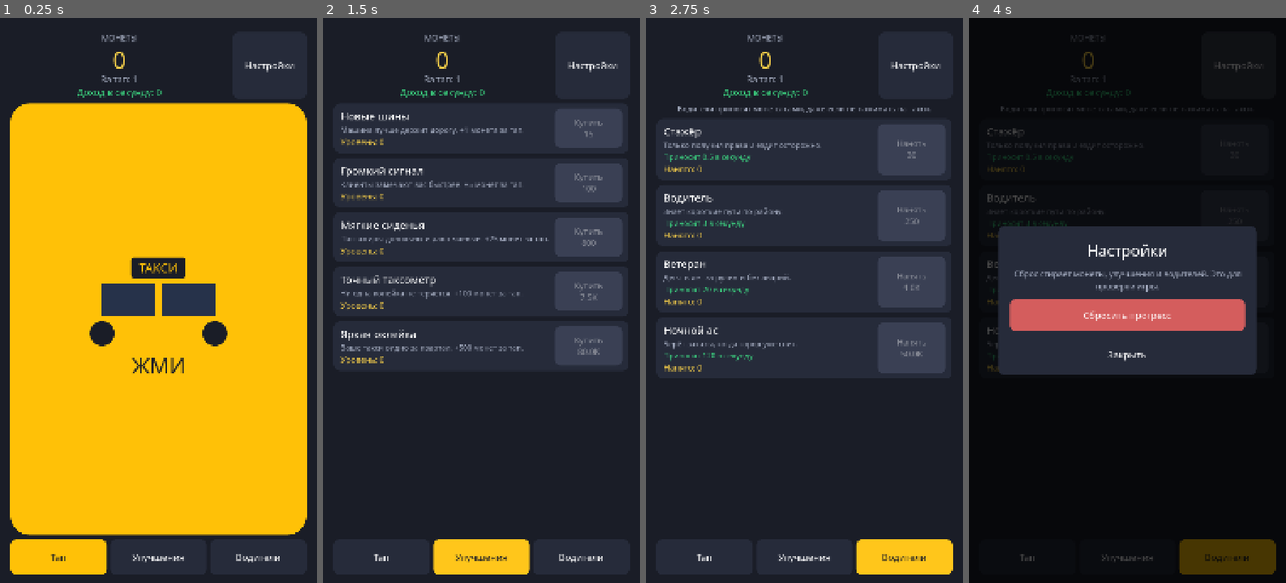
Above: before the commit, frames 1-4 (left to right).
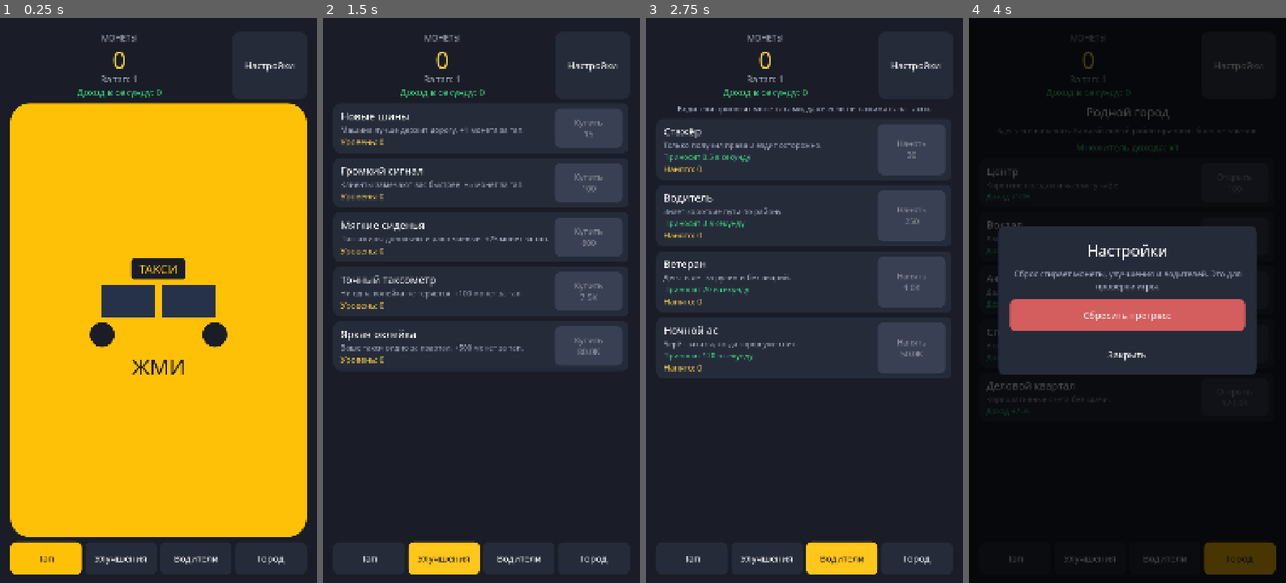
Above: after the commit, the same moments.

Repository: bogdan22807/play1
Game: Godot game, scene res://scenes/main.tscn
Same seed, same stepped clock (60 frames per second), same inputs: the game is played once before the commit and once after it.
Inputs (mouse positions are in pixels of both pictures, inside the frame that each line leads up to):
- Up to frame 1 (0.25 s): no input
- Up to frame 2 (1.5 s): click "Тап" at 0.5 s; click "Улучшения" at 1.25 s
- Up to frame 3 (2.75 s): click "Водители" at 2 s
- Up to frame 4 (4 s): click (1238, 560) at 2.75 s, where only the run after the commit has a clickable "Город"; click "Настройки" at 3.5 s

The runs differ from the first frame. In frame 1, 2.2% of the frame differs, in the area x 3-97%, y 42-99%; in frame 2, 1.9%; in frame 3, 2.7%, in the area x 12-97%, y 92-99%; in frame 4, 2.3%.

Commit message:
Добавить родной город и пять районов.
Район покупается за монеты и поднимает множитель дохода. Старое сохранение без районов открывается как раньше.

Co-authored-by: bogdan22807 <bogdan22807@users.noreply.github.com>

Diff:
--- a/autoload/game_state.gd
+++ b/autoload/game_state.gd
@@ -14,11 +14,14 @@
 signal income_changed(income: float)
 ## Пора показать окно «Пока вас не было».
 signal offline_reward_ready
+## Открыли район.
+signal districts_changed
 
 ## Сколько монет даёт тап без улучшений.
 const BASE_TAP_POWER: float = 1.0
 const UPGRADES_PATH := "res://data/upgrades.json"
 const DRIVERS_PATH := "res://data/drivers.json"
+const CITIES_PATH := "res://data/cities.json"
 ## Если кадр завис дольше секунды, не начисляем доход за всю паузу.
 const MAX_INCOME_STEP := 1.0
 const SAVE_PATH := "user://save.json"
@@ -37,6 +40,9 @@
 var _driver_defs: Array = []
 ## id водителя -> сколько таких водителей нанято.
 var _driver_counts: Dictionary = {}
+var _city_defs: Array = []
+## id района -> 1, если район уже открыт.
+var _opened_districts: Dictionary = {}
 var _income_per_second: float = 0.0
 ## Время последнего сохранения. От него считаем, сколько игра не работала.
 var _last_exit_unix: int = 0
@@ -52,12 +58,14 @@
 func _ready() -> void:
 	_upgrade_defs = _read_json_array(UPGRADES_PATH)
 	_driver_defs = _read_json_array(DRIVERS_PATH)
+	_city_defs = _read_json_array(CITIES_PATH)
 	load_game()
 	_recalc_income()
 	coins_changed.emit(coins)
 	tap_power_changed.emit(get_tap_power())
 	upgrades_changed.emit()
 	drivers_changed.emit()
+	districts_changed.emit()
 
 
 ## Пассивный доход капает каждый кадр. Рядом тикает автосохранение.
@@ -115,7 +123,7 @@
 		var upgrade_id: String = str(info.get("id", ""))
 		var bonus: float = float(info.get("tap_bonus", 0))
 		power += bonus * float(get_upgrade_level(upgrade_id))
-	return power
+	return power * get_income_multiplier()
 
 
 ## Список улучшений из data/upgrades.json. Экран только читает его.
@@ -199,6 +207,81 @@
 	return _income_per_second
 
 
+## Районы, регионы и франшиза умножают и тап, и пассивный доход.
+func get_income_multiplier() -> float:
+	return _district_multiplier()
+
+
+func get_cities() -> Array:
+	return _city_defs
+
+
+func is_district_open(district_id: String) -> bool:
+	return int(_opened_districts.get(district_id, 0)) > 0
+
+
+func get_district_cost(district_id: String) -> float:
+	var info: Dictionary = _find_district(district_id)
+	return maxf(0.0, float(info.get("cost", 0)))
+
+
+func can_open_district(district_id: String) -> bool:
+	if is_district_open(district_id) or _find_district(district_id).is_empty():
+		return false
+	return coins + 0.001 >= get_district_cost(district_id)
+
+
+func open_district(district_id: String) -> bool:
+	if not can_open_district(district_id):
+		return false
+	coins -= get_district_cost(district_id)
+	if coins < 0.0:
+		coins = 0.0
+	_opened_districts[district_id] = 1
+	_recalc_income()
+	coins_changed.emit(coins)
+	tap_power_changed.emit(get_tap_power())
+	districts_changed.emit()
+	save_game()
+	return true
+
+
+func _district_multiplier() -> float:
+	var bonus: float = 0.0
+	for raw: Variant in _city_defs:
+		if typeof(raw) != TYPE_DICTIONARY:
+			continue
+		var city: Dictionary = raw
+		var districts: Variant = city.get("districts", [])
+		if typeof(districts) != TYPE_ARRAY:
+			continue
+		for item: Variant in districts:
+			if typeof(item) != TYPE_DICTIONARY:
+				continue
+			var info: Dictionary = item
+			var district_id: String = str(info.get("id", ""))
+			if is_district_open(district_id):
+				bonus += float(info.get("income_bonus", 0))
+	return 1.0 + bonus
+
+
+func _find_district(district_id: String) -> Dictionary:
+	for raw: Variant in _city_defs:
+		if typeof(raw) != TYPE_DICTIONARY:
+			continue
+		var city: Dictionary = raw
+		var districts: Variant = city.get("districts", [])
+		if typeof(districts) != TYPE_ARRAY:
+			continue
+		for item: Variant in districts:
+			if typeof(item) != TYPE_DICTIONARY:
+				continue
+			var info: Dictionary = item
+			if str(info.get("id", "")) == district_id:
+				return info
+	return {}
+
+
 func has_offline_reward() -> bool:
 	return _offline_coins >= 1.0
 
@@ -223,11 +306,13 @@
 	_offline_coins = 0.0
 	_offline_seconds = 0.0
 	_offline_capped = false
+	_opened_districts.clear()
 	_recalc_income()
 	coins_changed.emit(coins)
 	tap_power_changed.emit(get_tap_power())
 	upgrades_changed.emit()
 	drivers_changed.emit()
+	districts_changed.emit()
 	save_game()
 
 
@@ -254,7 +339,7 @@
 		var driver_id: String = str(info.get("id", ""))
 		var per_second: float = float(info.get("income_per_second", 0))
 		total += per_second * float(get_driver_count(driver_id))
-	return total
+	return total * get_income_multiplier()
 
 
 func _recalc_income() -> void:
@@ -331,6 +416,7 @@
 		"last_exit_unix": _last_exit_unix,
 		"pending_offline_coins": _offline_coins,
 		"pending_offline_seconds": _offline_seconds,
+		"districts": _opened_districts.duplicate(),
 	}
 	var file := FileAccess.open(SAVE_PATH, FileAccess.WRITE)
 	if file == null:
@@ -357,6 +443,7 @@
 	coins = maxf(0.0, float(data.get("coins", 0)))
 	_upgrade_levels = _read_count_dict(data.get("upgrades", {}))
 	_driver_counts = _read_count_dict(data.get("drivers", {}))
+	_opened_districts = _read_count_dict(data.get("districts", {}))
 	_last_exit_unix = maxi(0, int(data.get("last_exit_unix", 0)))
 	var saved_offline: float = maxf(0.0, float(data.get("pending_offline_coins", 0)))
 	var saved_seconds: float = maxf(0.0, float(data.get("pending_offline_seconds", 0)))
--- /dev/null
+++ b/data/cities.json
@@ -0,0 +1,44 @@
+[
+  {
+    "id": "home",
+    "name": "Родной город",
+    "description": "Здесь всё началось. Каждый новый район приносит больше заказов.",
+    "districts": [
+      {
+        "id": "center",
+        "name": "Центр",
+        "description": "Короткие поездки и чаевые у кафе.",
+        "cost": 100,
+        "income_bonus": 0.1
+      },
+      {
+        "id": "station",
+        "name": "Вокзал",
+        "description": "Люди с чемоданами не торгуются.",
+        "cost": 800,
+        "income_bonus": 0.15
+      },
+      {
+        "id": "airport",
+        "name": "Аэропорт",
+        "description": "Дальние рейсы и ночные доплаты.",
+        "cost": 5000,
+        "income_bonus": 0.25
+      },
+      {
+        "id": "sleep",
+        "name": "Спальный район",
+        "description": "Утром все едут на работу разом.",
+        "cost": 25000,
+        "income_bonus": 0.4
+      },
+      {
+        "id": "business",
+        "name": "Деловой квартал",
+        "description": "Корпоративные счета без сдачи.",
+        "cost": 120000,
+        "income_bonus": 0.75
+      }
+    ]
+  }
+]
--- a/scripts/main.gd
+++ b/scripts/main.gd
@@ -20,6 +20,7 @@
 const PAGE_TAP := 0
 const PAGE_UPGRADES := 1
 const PAGE_DRIVERS := 2
+const PAGE_CITY := 3
 
 var _coins_label: Label
 var _tap_label: Label
@@ -28,8 +29,11 @@
 var _tap_page: Control
 var _upgrades_page: Control
 var _drivers_page: Control
+var _city_page: Control
 var _upgrade_list: VBoxContainer
 var _driver_list: VBoxContainer
+var _city_list: VBoxContainer
+var _multiplier_label: Label
 var _tab_buttons: Array[Button] = []
 var _float_layer: Control
 var _tap_tween: Tween
@@ -40,6 +44,7 @@
 var _upgrade_rows: Dictionary = {}
 ## id водителя -> подписи и кнопка этой строки.
 var _driver_rows: Dictionary = {}
+var _district_rows: Dictionary = {}
 var _offline_layer: Control
 var _offline_label: Label
 var _offline_time_label: Label
@@ -53,6 +58,7 @@
 	GameState.upgrades_changed.connect(_on_upgrades_changed)
 	GameState.drivers_changed.connect(_on_drivers_changed)
 	GameState.income_changed.connect(_on_income_changed)
+	GameState.districts_changed.connect(_on_districts_changed)
 	GameState.offline_reward_ready.connect(_show_offline_popup)
 	# Сигнал из автозагрузки мог прийти раньше, чем экран подписался. Берём числа ещё раз.
 	_on_coins_changed(GameState.coins)
@@ -60,6 +66,7 @@
 	_on_income_changed(GameState.get_income_per_second())
 	_refresh_upgrades()
 	_refresh_drivers()
+	_refresh_districts()
 	_show_offline_popup()
 
 
@@ -126,6 +133,12 @@
 	_driver_list = _drivers_page.get_child(0).get_child(0) as VBoxContainer
 	_build_driver_rows()
 
+	_city_page = _build_scroll_page()
+	_city_page.set_anchors_and_offsets_preset(Control.PRESET_FULL_RECT)
+	pages.add_child(_city_page)
+	_city_list = _city_page.get_child(0).get_child(0) as VBoxContainer
+	_build_city_rows()
+
 	column.add_child(_build_tab_bar())
 	_show_page(PAGE_TAP)
 	_build_settings_popup()
@@ -231,6 +244,7 @@
 		_make_tab("Тап"),
 		_make_tab("Улучшения"),
 		_make_tab("Водители"),
+		_make_tab("Город"),
 	]
 	for index in _tab_buttons.size():
 		var button: Button = _tab_buttons[index]
@@ -243,9 +257,11 @@
 	var button := Button.new()
 	button.text = title
 	button.size_flags_horizontal = Control.SIZE_EXPAND_FILL
-	button.custom_minimum_size = Vector2(0, 120)
+	button.custom_minimum_size = Vector2(0, 112)
 	button.focus_mode = Control.FOCUS_NONE
-	button.add_theme_font_size_override("font_size", 32)
+	button.add_theme_font_size_override("font_size", 28)
+	button.clip_text = false
+	button.autowrap_mode = TextServer.AUTOWRAP_WORD_SMART
 	return button
 
 
@@ -343,6 +359,108 @@
 	return wheel
 
 
+func _build_city_rows() -> void:
+	for raw: Variant in GameState.get_cities():
+		if typeof(raw) != TYPE_DICTIONARY:
+			continue
+		var city: Dictionary = raw
+		var title := Label.new()
+		title.text = str(city.get("name", "Город"))
+		title.horizontal_alignment = HORIZONTAL_ALIGNMENT_CENTER
+		title.add_theme_font_size_override("font_size", 42)
+		_city_list.add_child(title)
+
+		var about := Label.new()
+		about.text = str(city.get("description", ""))
+		about.autowrap_mode = TextServer.AUTOWRAP_WORD_SMART
+		about.horizontal_alignment = HORIZONTAL_ALIGNMENT_CENTER
+		about.add_theme_font_size_override("font_size", 26)
+		about.add_theme_color_override("font_color", COLOR_MUTED)
+		_city_list.add_child(about)
+
+		_multiplier_label = Label.new()
+		_multiplier_label.horizontal_alignment = HORIZONTAL_ALIGNMENT_CENTER
+		_multiplier_label.add_theme_font_size_override("font_size", 32)
+		_multiplier_label.add_theme_color_override("font_color", COLOR_INCOME)
+		_city_list.add_child(_multiplier_label)
+
+		var districts: Variant = city.get("districts", [])
+		if typeof(districts) != TYPE_ARRAY:
+			continue
+		for item: Variant in districts:
+			if typeof(item) != TYPE_DICTIONARY:
+				continue
+			var info: Dictionary = item
+			var district_id: String = str(info.get("id", ""))
+			if district_id == "":
+				continue
+			_city_list.add_child(_make_district_row(district_id, info))
+
+
+func _make_district_row(district_id: String, info: Dictionary) -> PanelContainer:
+	var panel := PanelContainer.new()
+	panel.size_flags_horizontal = Control.SIZE_EXPAND_FILL
+	panel.add_theme_stylebox_override("panel", _panel_style())
+
+	var row := HBoxContainer.new()
+	row.add_theme_constant_override("separation", 16)
+	row.alignment = BoxContainer.ALIGNMENT_CENTER
+	panel.add_child(row)
+
+	var text_box := VBoxContainer.new()
+	text_box.size_flags_horizontal = Control.SIZE_EXPAND_FILL
+	text_box.add_theme_constant_override("separation", 4)
+	row.add_child(text_box)
+
+	var title := Label.new()
+	title.text = str(info.get("name", district_id))
+	title.add_theme_font_size_override("font_size", 36)
+	text_box.add_child(title)
+
+	var description := Label.new()
+	description.text = str(info.get("description", ""))
+	description.autowrap_mode = TextServer.AUTOWRAP_WORD_SMART
+	description.add_theme_font_size_override("font_size", 26)
+	description.add_theme_color_override("font_color", COLOR_MUTED)
+	text_box.add_child(description)
+
+	var bonus: float = float(info.get("income_bonus", 0))
+	var bonus_label := Label.new()
+	bonus_label.text = "Доход +%s%%" % GameState.format_number(bonus * 100.0)
+	bonus_label.add_theme_font_size_override("font_size", 26)
+	bonus_label.add_theme_color_override("font_color", COLOR_INCOME)
+	text_box.add_child(bonus_label)
+
+	var open_button := Button.new()
+	open_button.custom_minimum_size = Vector2(230, 130)
+	open_button.focus_mode = Control.FOCUS_NONE
+	_style_buy_button(open_button)
+	open_button.pressed.connect(_on_open_district.bind(district_id))
+	row.add_child(open_button)
+
+	_district_rows[district_id] = open_button
+	return panel
+
+
+func _on_open_district(district_id: String) -> void:
+	GameState.open_district(district_id)
+
+
+func _refresh_districts() -> void:
+	if _multiplier_label != null:
+		_multiplier_label.text = "Множитель дохода: x%s" % GameState.format_number(GameState.get_income_multiplier())
+	for district_id: Variant in _district_rows.keys():
+		var open_button: Button = _district_rows[district_id]
+		var id := str(district_id)
+		if GameState.is_district_open(id):
+			open_button.text = "Открыт"
+			open_button.disabled = true
+		else:
+			var cost: float = GameState.get_district_cost(id)
+			open_button.text = "Открыть\n%s" % GameState.format_number(cost)
+			open_button.disabled = not GameState.can_open_district(id)
+
+
 func _build_upgrade_rows() -> void:
 	for raw: Variant in GameState.get_upgrades():
 		if typeof(raw) != TYPE_DICTIONARY:
@@ -643,6 +761,7 @@
 	_tap_page.visible = page == PAGE_TAP
 	_upgrades_page.visible = page == PAGE_UPGRADES
 	_drivers_page.visible = page == PAGE_DRIVERS
+	_city_page.visible = page == PAGE_CITY
 	for index in _tab_buttons.size():
 		var button: Button = _tab_buttons[index]
 		var active: bool = index == page
@@ -780,6 +899,7 @@
 	_coins_label.text = text
 	_refresh_upgrades()
 	_refresh_drivers()
+	_refresh_districts()
 
 
 func _on_tap_power_changed(value: float) -> void:
@@ -796,6 +916,12 @@
 
 func _on_drivers_changed() -> void:
 	_refresh_drivers()
+
+
+func _on_districts_changed() -> void:
+	_refresh_districts()
+	if _multiplier_label != null:
+		_multiplier_label.text = "Множитель дохода: x%s" % GameState.format_number(GameState.get_income_multiplier())
 
 
 func _refresh_upgrades() -> void:
